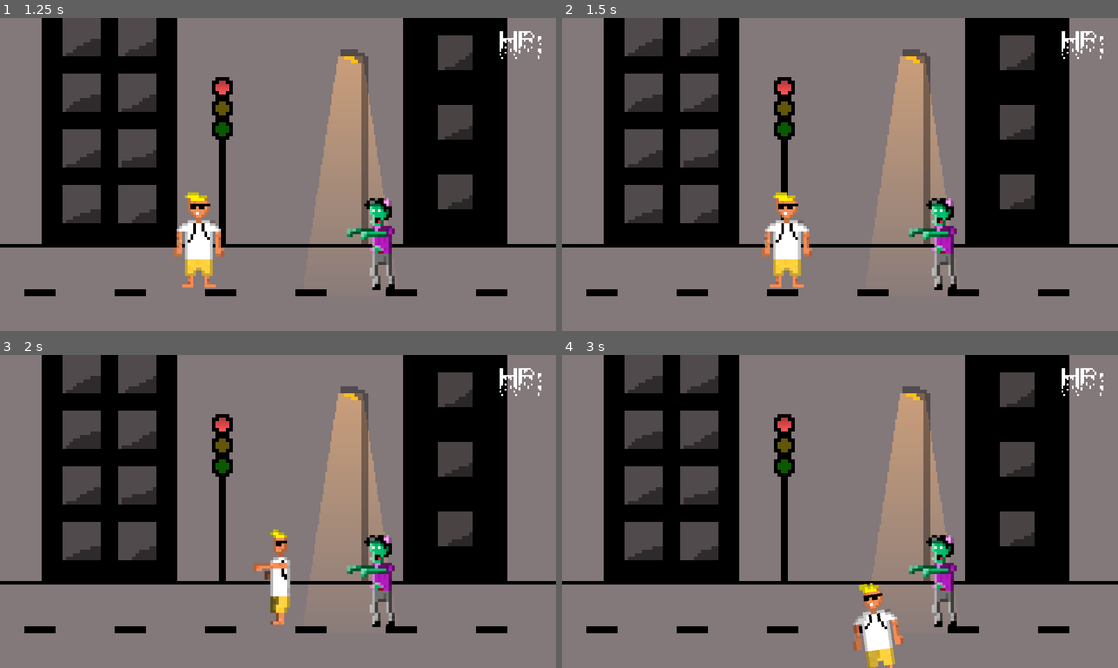
Above: before the commit, frames 1-4 (two rows, left to right).
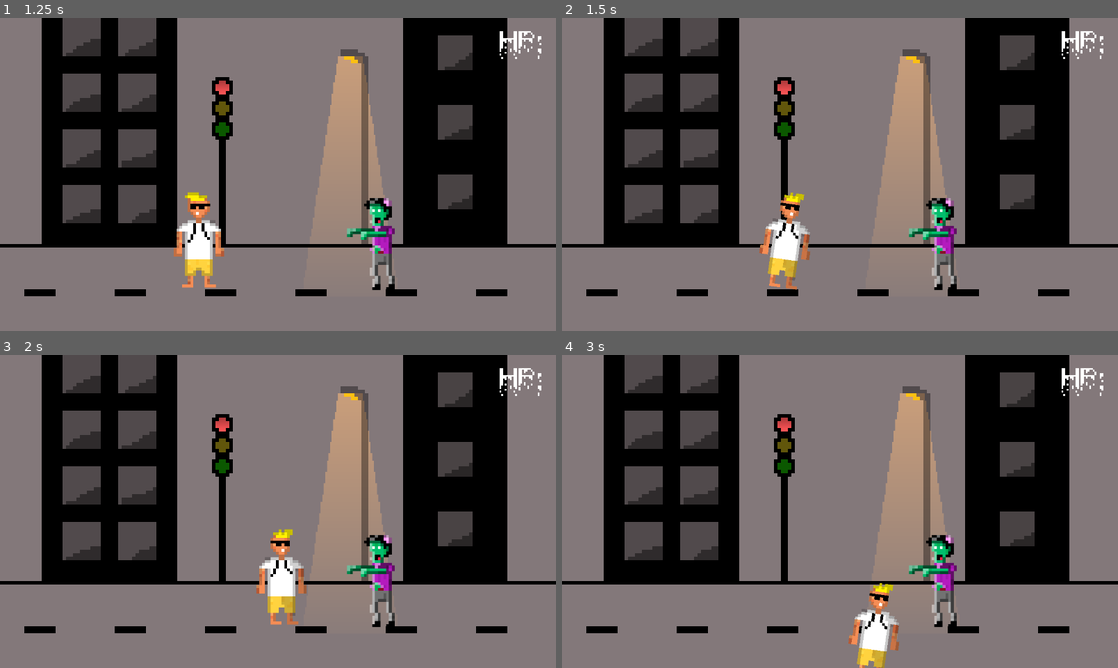
Above: after the commit, the same moments.

Repository: bartlomiejmont/McFunnyStuff
Game: Godot game, scene res://Scenes/Start.tscn
Same seed, same stepped clock (60 frames per second), same inputs: the game is played once before the commit and once after it.
Inputs (mouse positions are in pixels of both pictures, inside the frame that each line leads up to):
- Up to frame 1 (1.25 s): click (278, 212) at 0.5 s
- Up to frame 2 (1.5 s): tap Enter at 1.25 s; hold Right (ui_right) from 1.28 s (still down)
- Up to frame 3 (2 s): keep holding Right (ui_right); tap Space at 1.52 s
- Up to frame 4 (3 s): release Right (ui_right) at 2.03 s; hold Down (ui_down) 2.03-2.78 s; tap Space at 2.27 s; hold Right (ui_right) from 2.78 s (still down)

Frame 1 is identical in both runs. In frame 2, 1.1% of the frame differs, in the area x 35-45%, y 55-87%; in frame 3, 1.2%; in frame 4, 1.3%, in the area x 51-62%, y 72-100%.

Commit message:
Adding raycast rotation into animation player

Diff:
--- a/Scenes/Player.tscn
+++ b/Scenes/Player.tscn
@@ -51,9 +51,81 @@
 
 [sub_resource type="Animation" id=4]
 resource_name = "WalkingL"
+tracks/0/type = "value"
+tracks/0/path = NodePath("AnimatedSprite:animation")
+tracks/0/interp = 1
+tracks/0/loop_wrap = true
+tracks/0/imported = false
+tracks/0/enabled = true
+tracks/0/keys = {
+"times": PoolRealArray( 0, 1 ),
+"transitions": PoolRealArray( 1, 1 ),
+"update": 1,
+"values": [ "run", "run" ]
+}
+tracks/1/type = "value"
+tracks/1/path = NodePath("AnimatedSprite:flip_h")
+tracks/1/interp = 1
+tracks/1/loop_wrap = true
+tracks/1/imported = false
+tracks/1/enabled = true
+tracks/1/keys = {
+"times": PoolRealArray( 0 ),
+"transitions": PoolRealArray( 1 ),
+"update": 1,
+"values": [ false ]
+}
+tracks/2/type = "value"
+tracks/2/path = NodePath("RayCast2D:rotation_degrees")
+tracks/2/interp = 1
+tracks/2/loop_wrap = true
+tracks/2/imported = false
+tracks/2/enabled = true
+tracks/2/keys = {
+"times": PoolRealArray( 0 ),
+"transitions": PoolRealArray( 1 ),
+"update": 0,
+"values": [ 90.0002 ]
+}
 
 [sub_resource type="Animation" id=5]
 resource_name = "WalkingR"
+tracks/0/type = "value"
+tracks/0/path = NodePath("AnimatedSprite:animation")
+tracks/0/interp = 1
+tracks/0/loop_wrap = true
+tracks/0/imported = false
+tracks/0/enabled = true
+tracks/0/keys = {
+"times": PoolRealArray( 0, 1 ),
+"transitions": PoolRealArray( 1, 1 ),
+"update": 1,
+"values": [ "run", "run" ]
+}
+tracks/1/type = "value"
+tracks/1/path = NodePath("AnimatedSprite:flip_h")
+tracks/1/interp = 1
+tracks/1/loop_wrap = true
+tracks/1/imported = false
+tracks/1/enabled = true
+tracks/1/keys = {
+"times": PoolRealArray( 0 ),
+"transitions": PoolRealArray( 1 ),
+"update": 1,
+"values": [ true ]
+}
+tracks/2/type = "value"
+tracks/2/path = NodePath("RayCast2D:rotation_degrees")
+tracks/2/interp = 1
+tracks/2/loop_wrap = true
+tracks/2/imported = false
+tracks/2/enabled = true
+tracks/2/keys = {
+"times": PoolRealArray( 0 ),
+"transitions": PoolRealArray( 1 ),
+"update": 0,
+"values": [ 270.0 ]
+}
 
 [node name="Player" type="KinematicBody2D"]
 position = Vector2( 465.609, 251.929 )
@@ -64,7 +136,7 @@
 
 [node name="AnimatedSprite" type="AnimatedSprite" parent="."]
 frames = SubResource( 1 )
-animation = "punch"
+animation = "run"
 script = ExtResource( 7 )
 
 [node name="CollisionShape2D" type="CollisionShape2D" parent="."]
@@ -90,4 +162,6 @@
 [connection signal="animate" from="." to="AudioStreamPlayer" method="_on_Player_animate"]
 [connection signal="animate" from="." to="AnimatedSprite" method="_on_Player_animate"]
 [connection signal="punch" from="AnimatedSprite" to="AnimationPlayer" method="_on_AnimatedSprite_punch"]
+[connection signal="runL" from="AnimatedSprite" to="AnimationPlayer" method="_on_AnimatedSprite_runL"]
+[connection signal="runR" from="AnimatedSprite" to="AnimationPlayer" method="_on_AnimatedSprite_runR"]
 [connection signal="animation_finished" from="AnimationPlayer" to="AnimatedSprite" method="_on_AnimationPlayer_animation_finished"]
